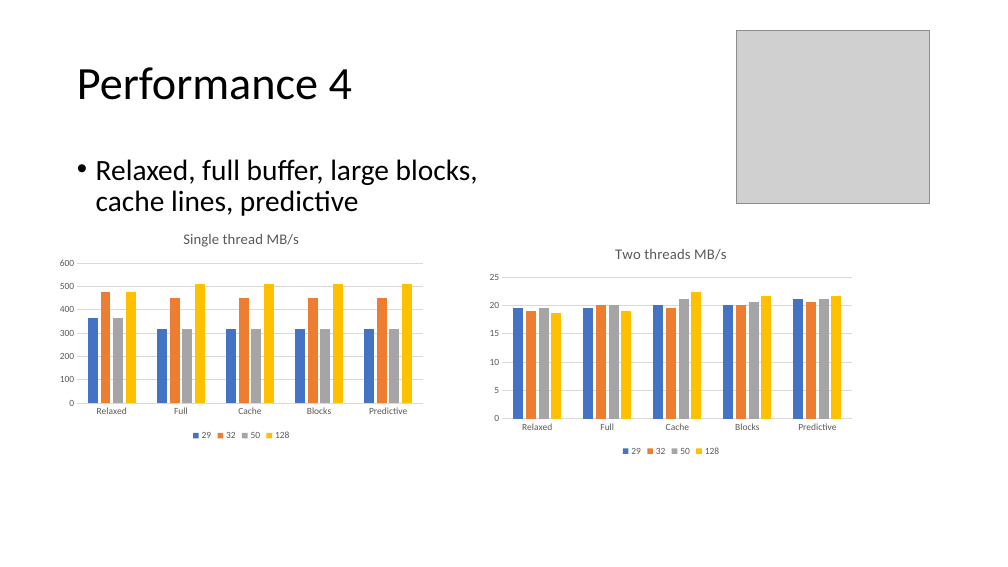
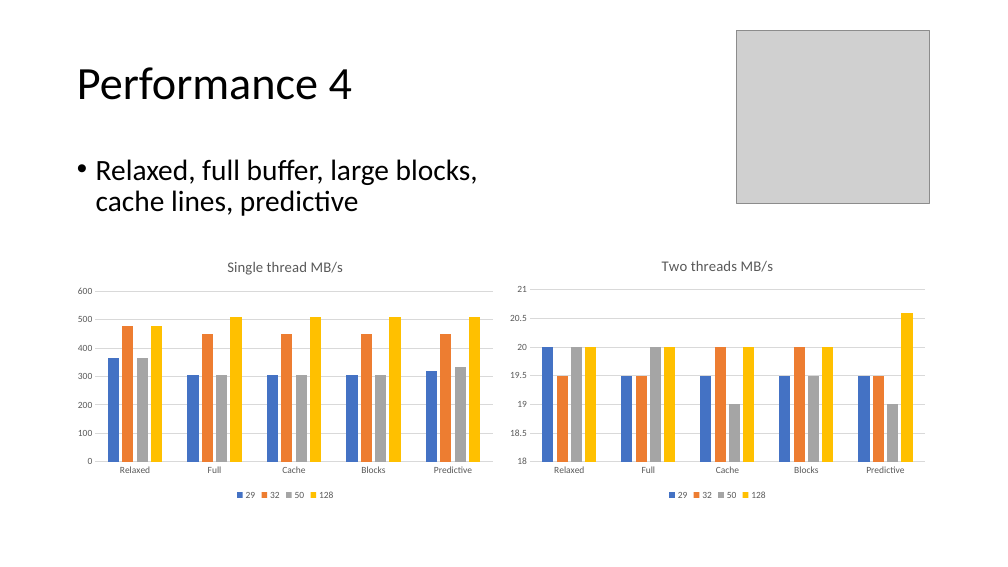
Before and after one commit to ChrisLomont/RingBuffer, a slide deck: slide 31 of Making a Ringbuffer.pptx (slide 30 before the commit). Drawn at 1008x567 pixels with LibreOffice and Linux fonts; fonts in the diff are those of the drawing; grey boxes stand for pictures. Boxes give left, top, right and bottom in pixels: in the first picture for what was removed or moved away, otherwise in the second. Text is boxed around its words. In the diff, an @@ line names an element or a change of style, - is before the commit and + after.

```diff
--- a/Making a Ringbuffer.pptx
+++ b/Making a Ringbuffer.pptx
@@ column chart at (70, 244, 502, 504) @@
@@ 29, Full: 320 to 310 @@
@@ 29, Cache: 320 to 310 @@
@@ 29, Blocks: 320 to 310 @@
-50: 360, 320, 320, 320, 320
+50: 360, 310, 310, 310, 330
@@ column chart: place and size @@
-column chart at (52, 218, 430, 445)
+column chart at (70, 244, 502, 504)
@@ column chart at (501, 244, 934, 504) @@
-29: 19.5, 19.5, 20, 20, 21.1
+29: 20, 19.5, 19.5, 19.5, 19.5
-32: 19, 20, 19.5, 20, 20.6
+32: 19.5, 19.5, 20, 20, 19.5
-50: 19.5, 20, 21.1, 20.6, 21.1
+50: 20, 20, 19, 19.5, 19
-128: 18.6, 19, 22.4, 21.7, 21.7
+128: 20, 20, 20, 20, 20.6
@@ column chart: place and size @@
-column chart at (482, 233, 861, 460)
+column chart at (501, 244, 934, 504)
```
Also in this commit, not shown: 13 other slides changed, 2 slides added, 1 slide removed, 6 other files.
